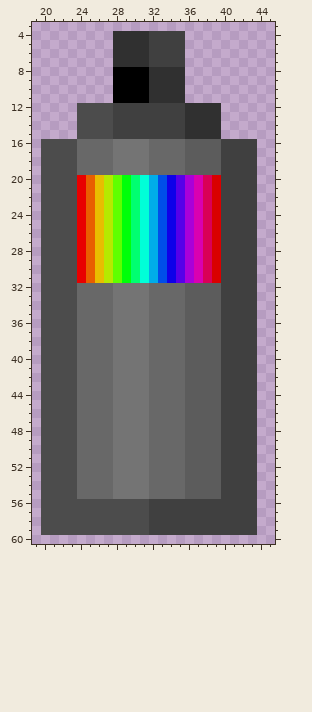
File history of a pixel-art sprite, textures/ggraffiti_spray_can_rgb.png. The first picture shows the starting point.
The file is 64x64 pixels. Colours within 5 levels of each other are drawn and written as one. Shown: x 19..45, y 3..60.
And afterwards:
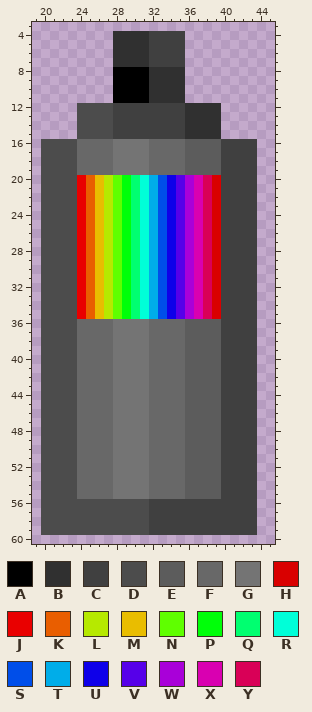
Palette (. is transparent): A #000000  B #303030  C #404040  D #4c4c4c  E #5c5c5c  F #686868  G #747474  H #d90000  J #e90000  K #e95e00  L #b6e900  M #e9bd00  N #5fff00  P #00ff09  Q #00ff70  R #00ffd8  S #004ee9  T #00ade9  U #0e00e9  V #5600e9  W #a900d9  X #d900b1  Y #d90057
The author wrote: Texture experiments
Diff:
y 32..35: x 24..39 FFFFGGGGFFFFEEEE -> JKMLNPQRTSUVWXYH
Where, in picture pixels (left, top, right, bottom), the same in both pictures:
changed: (77, 283, 221, 319)
